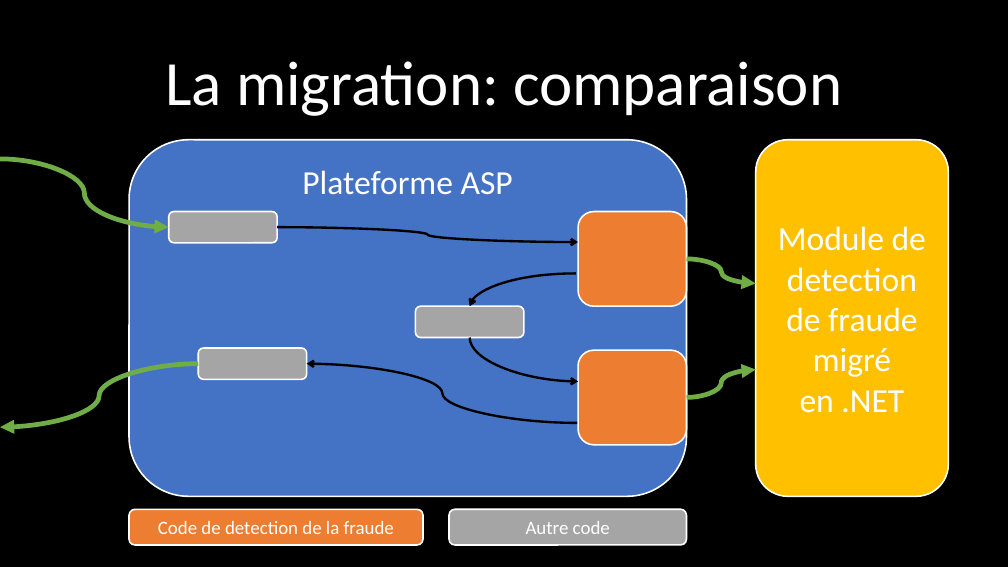
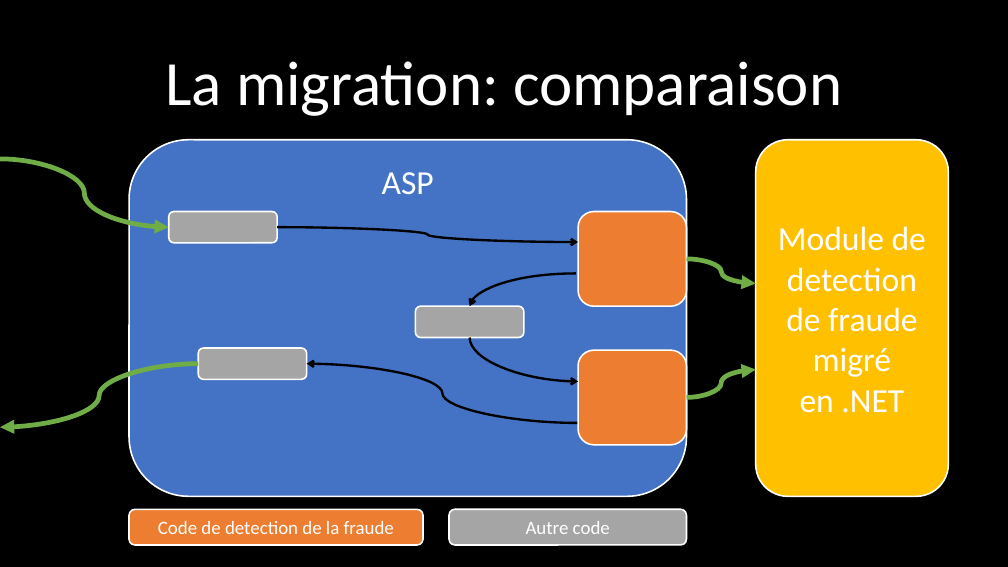
Before and after one commit to Pvlerick/DevDay2018, a slide deck: slide 3 of Slides.pptx (slide 4 before the commit). Drawn at 1008x567 pixels with LibreOffice and Linux fonts; fonts in the diff are those of the drawing. Boxes give left, top, right and bottom in pixels: in the first picture for what was removed or moved away, otherwise in the second. Text is boxed around its words. In the diff, an @@ line names an element or a change of style, - is before the commit and + after.

```diff
--- a/Slides.pptx
+++ b/Slides.pptx
@@ text in rounded rectangle at (382,172,434,194): text changed @@
-Plateforme ASP
+ASP
```
Also in this commit, not shown: 3 other slides changed, 3 slides added, 5 slides removed, 11 other files.
